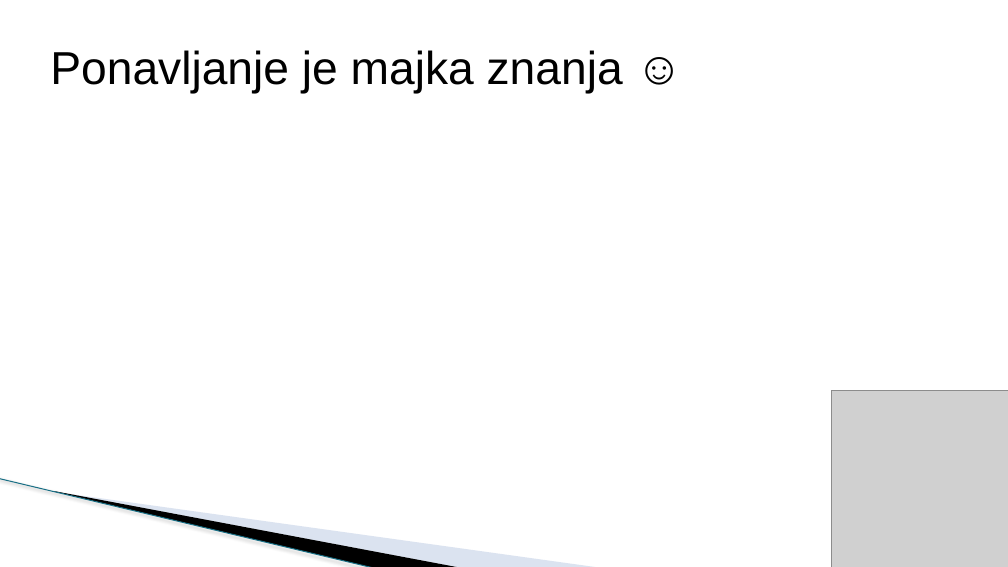
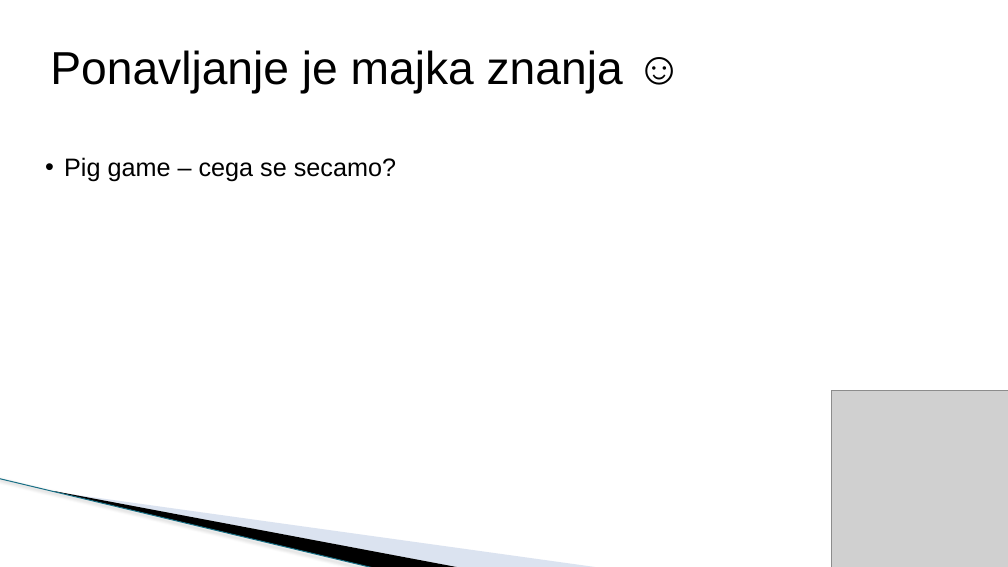
Before and after one commit to todalexcode/kurs-front-end, a slide deck: slide 3 of sesija-30/PPT/Front-End Developer-30.pptx. Drawn at 1008x567 pixels with LibreOffice and Linux fonts; fonts in the diff are those of the drawing; grey boxes stand for pictures; background and template pictures are left out. Boxes give left, top, right and bottom in pixels: in the first picture for what was removed or moved away, otherwise in the second. Text is boxed around its words. In the diff, an @@ line names an element or a change of style, - is before the commit and + after.

```diff
--- a/sesija-30/PPT/Front-End Developer-30.pptx
+++ b/sesija-30/PPT/Front-End Developer-30.pptx
@@ text added at (64,157,396,182), 24 pt, text #000000 @@
+  • Pig game – cega se secamo?
```
Also in this commit, not shown: 1 other slide changed, 8 slides added, 1 slide removed, 8 other files.
